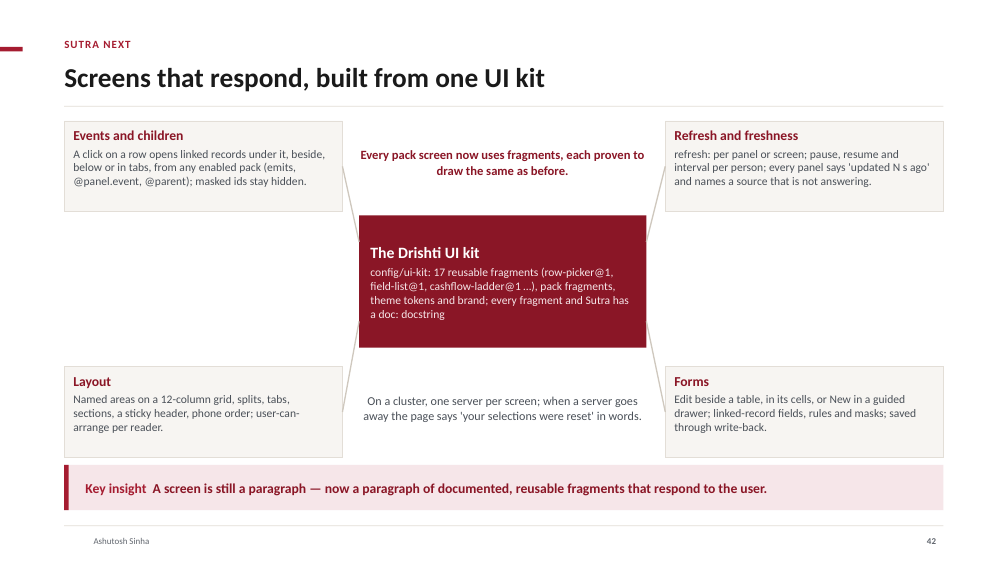
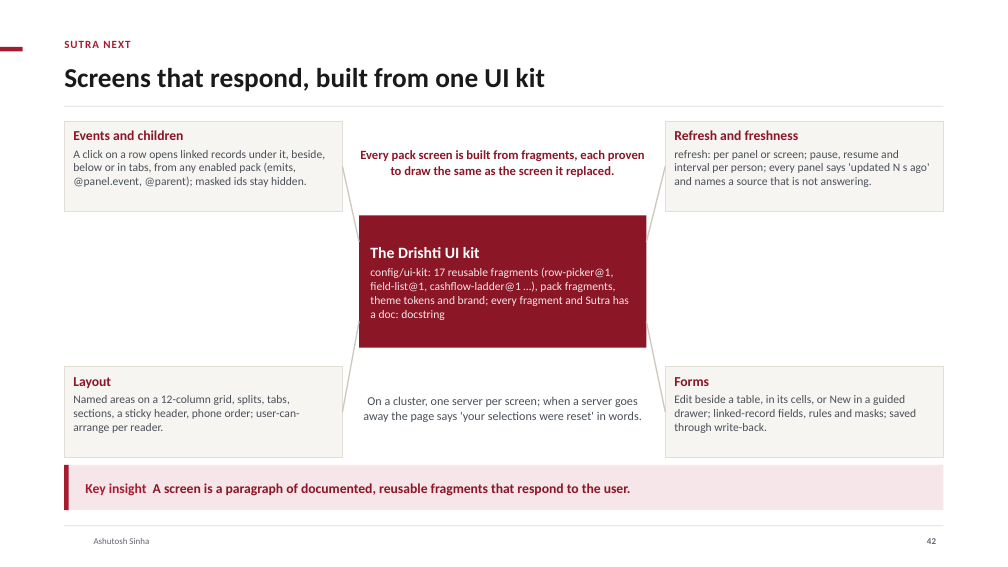
Before and after one commit to ajsinha/drishti, a slide deck: slide 42 of docs/publications/Drishti-Design-and-Evidence.pptx. Drawn at 1008x567 pixels with LibreOffice and Linux fonts; fonts in the diff are those of the drawing; background and template pictures are left out. Boxes give left, top, right and bottom in pixels: in the first picture for what was removed or moved away, otherwise in the second. Text is boxed around its words. In the diff, an @@ line names an element or a change of style, - is before the commit and + after.

```diff
--- a/docs/publications/Drishti-Design-and-Evidence.pptx
+++ b/docs/publications/Drishti-Design-and-Evidence.pptx
@@ text at (x1=360, y1=150, x2=645, y2=177): text changed @@
-Every pack screen now uses fragments, each proven to draw the same as before.
+Every pack screen is built from fragments, each proven to draw the same as the screen it replaced.
@@ text at (x1=85, y1=483, x2=631, y2=496): text changed @@
-Key insight A screen is still a paragraph — now a paragraph of documented, reusable fragments that respond to the user.
+Key insight A screen is a paragraph of documented, reusable fragments that respond to the user.
```
Also in this commit, not shown: 6 other slides changed, 12 slides added, 4 slides removed, 7 other files.
